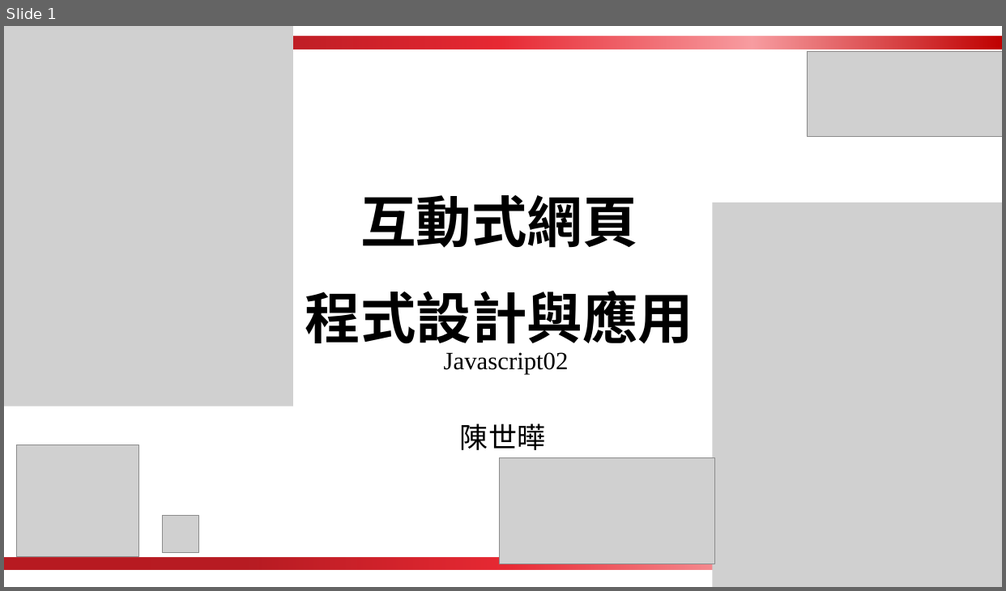
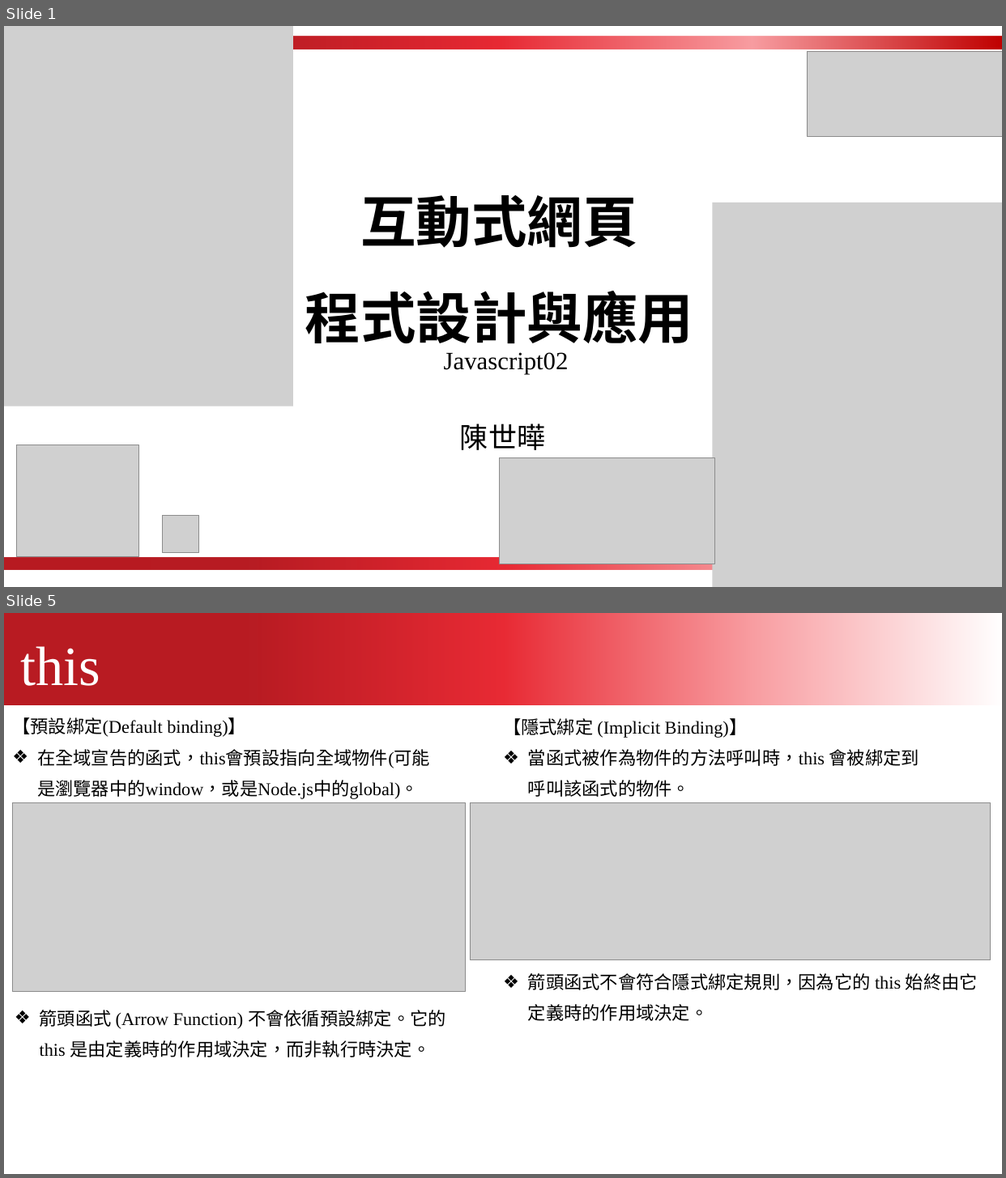
Before and after one commit to kcwc1029/blog, a slide deck: 互動網頁設計/JavaScript/javascript_02.pptx. Shown one above the other, each under a label of ours: slide 1 before the commit, slides 1 and 5 after it; the slides between them are not shown. The pictures are 1006x591 and 1006x1178 pixels, drawn with LibreOffice and Linux fonts; fonts in the diff are those of the drawing; grey boxes stand for pictures. Boxes give left, top, right and bottom in pixels: in the first picture for what was removed or moved away, otherwise in the second. Text is boxed around its words. In the diff, an @@ line names an element or a change of style, - is before the commit and + after.

```diff
--- a/互動網頁設計/JavaScript/javascript_02.pptx
+++ b/互動網頁設計/JavaScript/javascript_02.pptx
@@ slide 5 added at box(4, 613, 1002, 1174), background #FFFFFF @@
@@ freeform shape added at box(4, 613, 1002, 705), fill gradient #B81B22 to #E82A34 to #F89DA1 to #FFFFFF @@
@@ text added at box(21, 646, 101, 686), 80 pt, text #FFFFFF @@
+this
@@ text added at box(12, 717, 430, 799), 26 pt, text #000000 @@
+【預設綁定(Default binding)】
+❖ 在全域宣告的函式，this會預設指向全域物件(可能是瀏覽器中的window，或是Node.js中的global)。
@@ text added at box(503, 718, 919, 797), 26 pt, text #000000 @@
+【隱式綁定 (Implicit Binding)】
+❖ 當函式被作為物件的方法呼叫時，this 會被綁定到呼叫該函式的物件。
@@ picture added at box(12, 803, 466, 992) @@
@@ picture added at box(470, 803, 991, 960) @@
@@ text added at box(528, 973, 978, 1021), 26 pt, text #000000 @@
+❖ 箭頭函式不會符合隱式綁定規則，因為它的 this 始終由它定義時的作用域決定。
@@ text added at box(40, 1010, 446, 1058), 26 pt, text #000000 @@
+❖ 箭頭函式 (Arrow Function) 不會依循預設綁定。它的 this 是由定義時的作用域決定，而非執行時決定。
```
Also in this commit, not shown: 22 other slides added, 21 slides removed, 44 other files.
